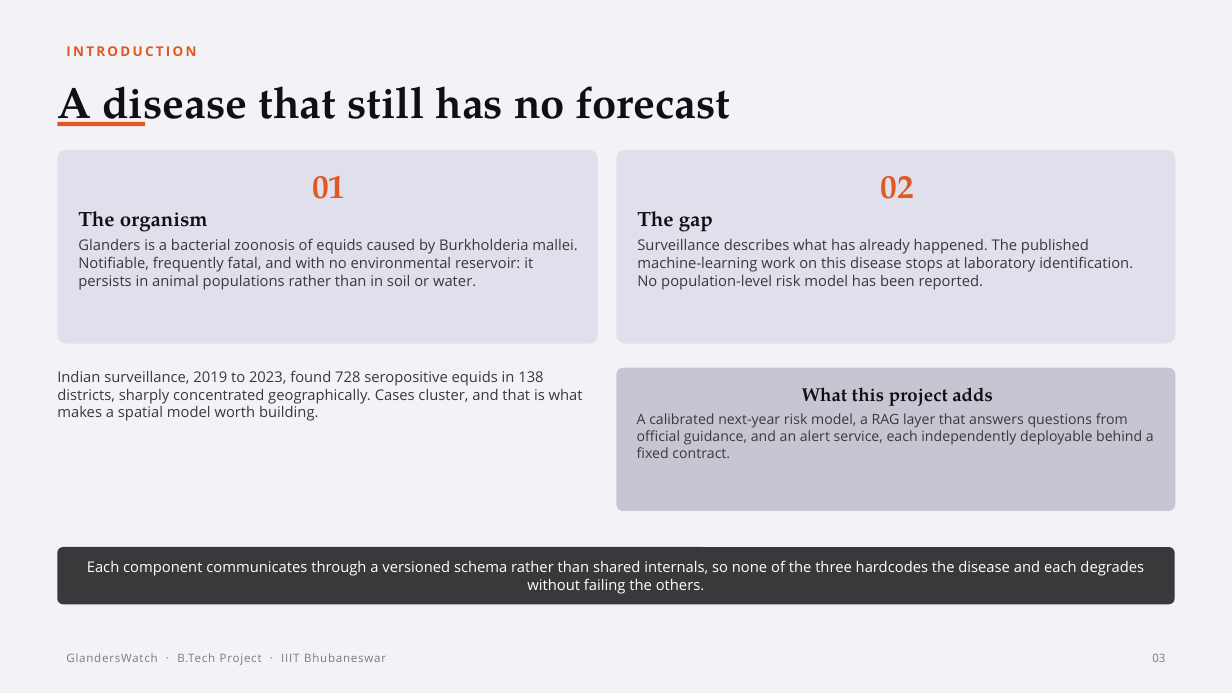
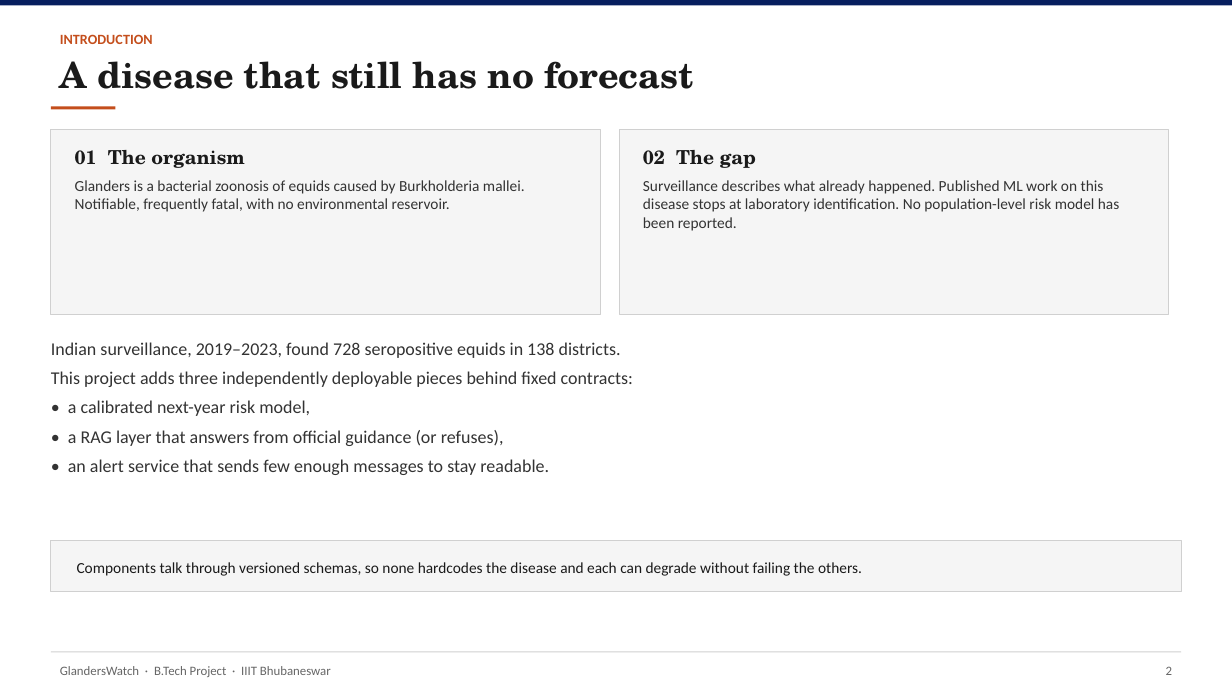
Before and after one commit to YuvrajSingh-mist/glandersWatch, a slide deck: slide 3 of slides/GlandersWatch_Deck.pptx. Drawn at 1232x693 pixels with LibreOffice and Linux fonts; fonts in the diff are those of the drawing. Boxes give left, top, right and bottom in pixels: in the first picture for what was removed or moved away, otherwise in the second. Text is boxed around its words. In the diff, an @@ line names an element or a change of style, - is before the commit and + after.

Commit message:
Simplify deck design and use report-exported figures only
Replace decorative pipeline art with charts cropped from Final_v2,
flatten the visual style to white slides with navy accents, and keep
IIIT logo as the only non-report image.

```diff
--- a/slides/GlandersWatch_Deck.pptx
+++ b/slides/GlandersWatch_Deck.pptx
@@ rectangle removed at [0,0,1232,693] @@
@@ rectangle added at [0,0,1232,6], fill #061E5E @@
@@ text "INTRODUCTION": place and size @@
-text "INTRODUCTION" at [66,46,196,56]
+text "INTRODUCTION" at [60,34,153,44]
@@ text "INTRODUCTION" at [60,34,153,44]: size 10.5 to 11 pt, font Open Sans to Calibri, text colour #E25822 to #C44E1C, letter spacing 1.8 to 0 pt @@
@@ text "A disease that still has ...": place and size @@
-text "A disease that still has ..." at [57,86,730,126]
+text "A disease that still has ..." at [60,61,693,89]
@@ text "A disease that still has ..." at [60,61,693,89]: size 34 to 28 pt, font TeX Gyre Pagella to TeX Gyre Schola, text colour #101014 to #1A1A1A @@
@@ rectangle: place and size @@
-rectangle at [57,122,145,126]
+rectangle at [51,106,116,110]
@@ rectangle at [51,106,116,110]: fill #E25822 to #C44E1C @@
@@ rectangle added at [51,129,601,314], fill #F5F5F5, outline #D0D0D0 0.75 pt @@
@@ text "01 The organism" at [75,150,525,212]: fill #E0E0EC to none @@
@@ text "01 The organism": place and size @@
-text "01 The organism" at [57,150,598,344]
+text "01 The organism" at [75,150,525,212]
@@ rectangle added at [619,129,1169,314], fill #F5F5F5, outline #D0D0D0 0.75 pt @@
@@ text "02 The gap": place and size @@
-text "02 The gap" at [616,150,1176,344]
+text "02 The gap" at [643,150,1119,231]
@@ text "02 The gap" at [643,150,1119,231]: fill #E0E0EC to none @@
@@ text at [75,150,525,212]: text changed; size 11.5 to 12 pt; font Open Sans to Calibri; text colour #39393C to #333333 @@
-01
-The organism
-Glanders is a bacterial zoonosis of equids caused by Burkholderia mallei. Notifiable, frequently fatal, and with no environmental reservoir: it persists in animal populations rather than in soil or water.
+01 The organism
+Glanders is a bacterial zoonosis of equids caused by Burkholderia mallei. Notifiable, frequently fatal, with no environmental reservoir.
@@ text at [643,150,1119,231]: text changed; size 11.5 to 12 pt; font Open Sans to Calibri; text colour #39393C to #333333 @@
-02
-The gap
-Surveillance describes what has already happened. The published machine-learning work on this disease stops at laboratory identification. No population-level risk model has been reported.
+02 The gap
+Surveillance describes what already happened. Published ML work on this disease stops at laboratory identification. No population-level risk model has been reported.
@@ text added at [51,342,633,475], 14 pt, text #333333 @@
+Indian surveillance, 2019–2023, found 728 seropositive equids in 138 districts.
+This project adds three independently deployable pieces behind fixed contracts:
+• a calibrated next-year risk model,
+• a RAG layer that answers from official guidance (or refuses),
+• an alert service that sends few enough messages to stay readable.
@@ text removed at [57,370,583,421] @@
-Indian surveillance, 2019 to 2023, found 728 seropositive equids in 138 districts, sharply concentrated geographically. Cases cluster, and that is what makes a spatial model worth building.
@@ rounded rectangle removed at [616,368,1176,511] @@
-What this project adds
-A calibrated next-year risk model, a RAG layer that answers questions from official guidance, and an alert service, each independently deployable behind a fixed contract.
@@ rectangle added at [51,541,1181,592], fill #F5F5F5, outline #D0D0D0 0.75 pt @@
@@ text "Components talk through versioned schemas, ...": place and size @@
-text "Components talk through versioned schemas, ..." at [57,547,1175,604]
+text "Components talk through versioned schemas, ..." at [77,562,862,576]
@@ text "Components talk through versioned schemas, ..." at [77,562,862,576]: fill #39393C to none @@
@@ text at [77,562,862,576]: text changed; size 11.5 to 12 pt; font Open Sans to Calibri; text colour #FFFFFF to #1A1A1A @@
-Each component communicates through a versioned schema rather than shared internals, so none of the three hardcodes the disease and each degrades without failing the others.
+Components talk through versioned schemas, so none hardcodes the disease and each can degrade without failing the others.
@@ text "GlandersWatch · B.Tech Project · ...": place and size @@
-text "GlandersWatch · B.Tech Project · ..." at [66,653,386,665]
+text "GlandersWatch · B.Tech Project · ..." at [60,666,331,677]
@@ text "GlandersWatch · B.Tech Project · ..." at [60,666,331,677]: size 9 to 10 pt, font Open Sans to Calibri, text colour #7A7A84 to #666666, letter spacing 0.6 to 0 pt @@
@@ rectangle added at [51,652,1181,653], fill #D0D0D0 @@
@@ text removed at [1152,653,1165,662] @@
-03
@@ text added at [1166,666,1172,675], 10 pt, text #666666 @@
+2
```
Also in this commit, not shown: 16 other slides changed, 6 slides added, 7 slides removed, 14 other files.
